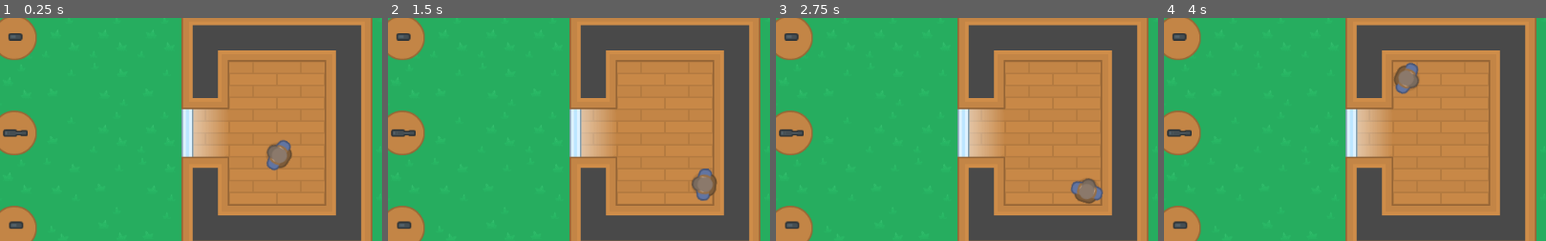
Above: before the commit, frames 1-4 (left to right).
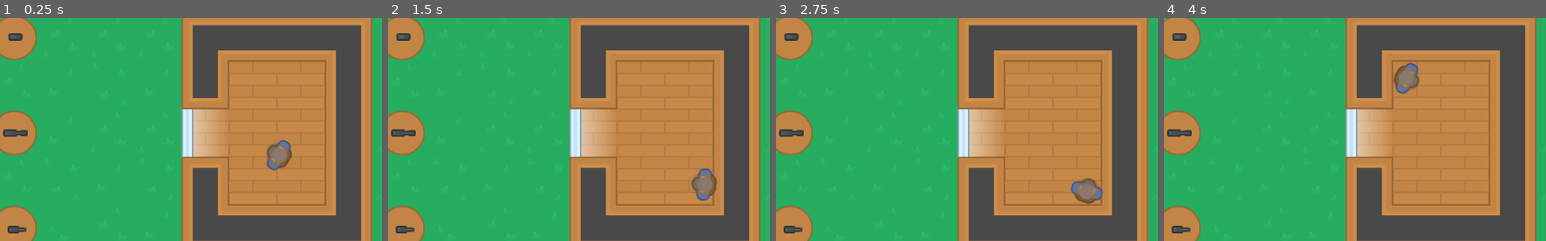
Above: after the commit, the same moments.

Repository: BrunoM24/Top-Down-Simple-Game
Game: Godot game, scene res://src/World.tscn
The game is run twice, just before and just after one commit, with the same random seed, the same clock (stepped at 60 frames per second) and the same inputs.
Inputs (mouse positions are % of the whole screen's width and height, from its top left):
- Up to frame 1 (0.25 s): no input
- Up to frame 2 (1.5 s): tap Enter at 0.5 s; move the mouse to (72, 45) at 0.52 s; hold D (move_right) 0.53-1.28 s; hold E (interact) 0.53-1.28 s; tap Space at 1.25 s; move the mouse to (30, 55) at 1.27 s; hold S (move_down) from 1.28 s (still down); click (30, 55) at 1.35 s
- Up to frame 3 (2.75 s): tap Enter at 2 s; move the mouse to (60, 28) at 2.02 s; release S (move_down) at 2.03 s; hold D (move_right) from 2.03 s (still down); hold Right mouse button (right_trigger) from 2.03 s (still down)
- Up to frame 4 (4 s): tap Space at 2.75 s; move the mouse to (45, 70) at 2.77 s; release D (move_right) at 2.78 s; release Right mouse button (right_trigger) at 2.78 s; hold W (move_up) 2.78-3.53 s; tap E (interact) at 2.85 s; move the mouse to (80, 65) at 3.52 s; press the mouse at (80, 65) at 3.53 s; hold A (move_left) from 3.53 s (still down)
The pictures show only the part of the screen within x 14-64%, y 22-72%; the shares and areas given below are measured in that part.

The runs differ from the first frame. In frame 1, 0.2% of the frame differs, in the area x 2-7%, y 91-97%; in frame 2, 0.2%; in frame 3, 0.2%; in frame 4, 0.2%.

Commit message:
WorldScene - Replaced the Pistol on the 3rd table for a SMG

Diff:
--- a/src/World.tscn
+++ b/src/World.tscn
@@ -1,9 +1,10 @@
-[gd_scene load_steps=5 format=2]
+[gd_scene load_steps=6 format=2]
 
 [ext_resource path="res://assets/tileset/map_tileset.tres" type="TileSet" id=1]
 [ext_resource path="res://src/player/Player.tscn" type="PackedScene" id=2]
 [ext_resource path="res://src/items/guns/Pistol.tscn" type="PackedScene" id=3]
 [ext_resource path="res://src/items/guns/Shotgun.tscn" type="PackedScene" id=4]
+[ext_resource path="res://src/items/guns/SMG.tscn" type="PackedScene" id=5]
 
 [node name="World" type="Node2D"]
 
@@ -28,5 +29,5 @@
 [node name="Shotgun" parent="." instance=ExtResource( 4 )]
 position = Vector2( 149.494, 288.19 )
 
-[node name="Pistol3" parent="." instance=ExtResource( 3 )]
-position = Vector2( 157.346, 412.327 )
+[node name="SMG" parent="." instance=ExtResource( 5 )]
+position = Vector2( 155.385, 418.083 )
